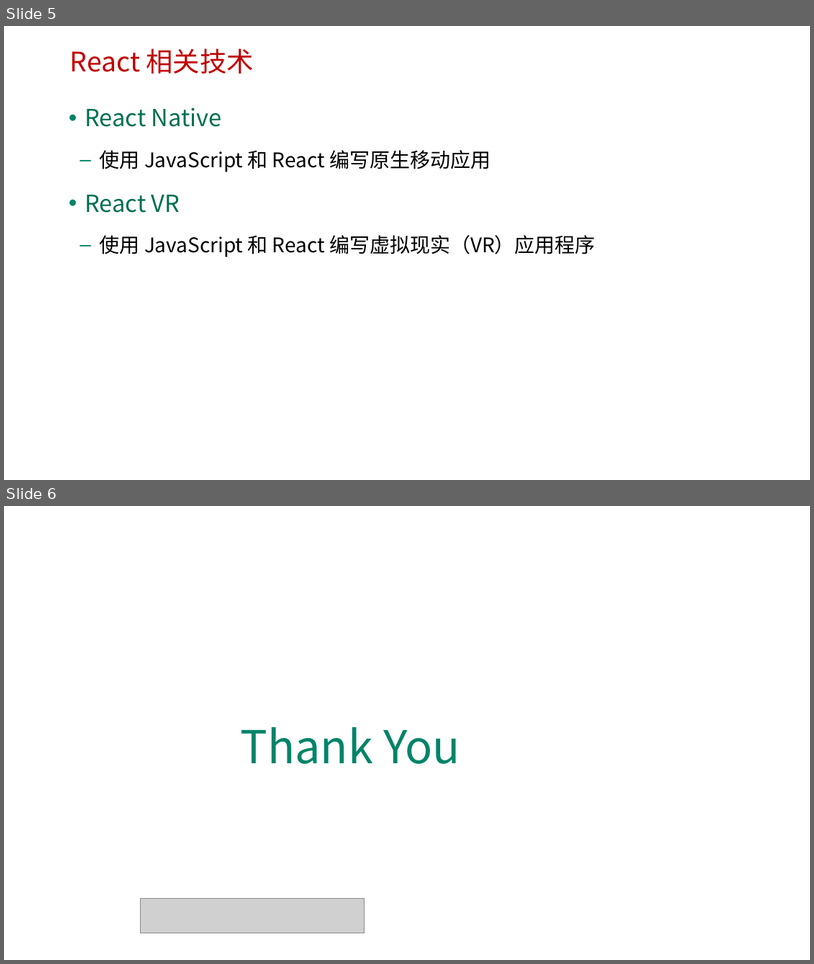
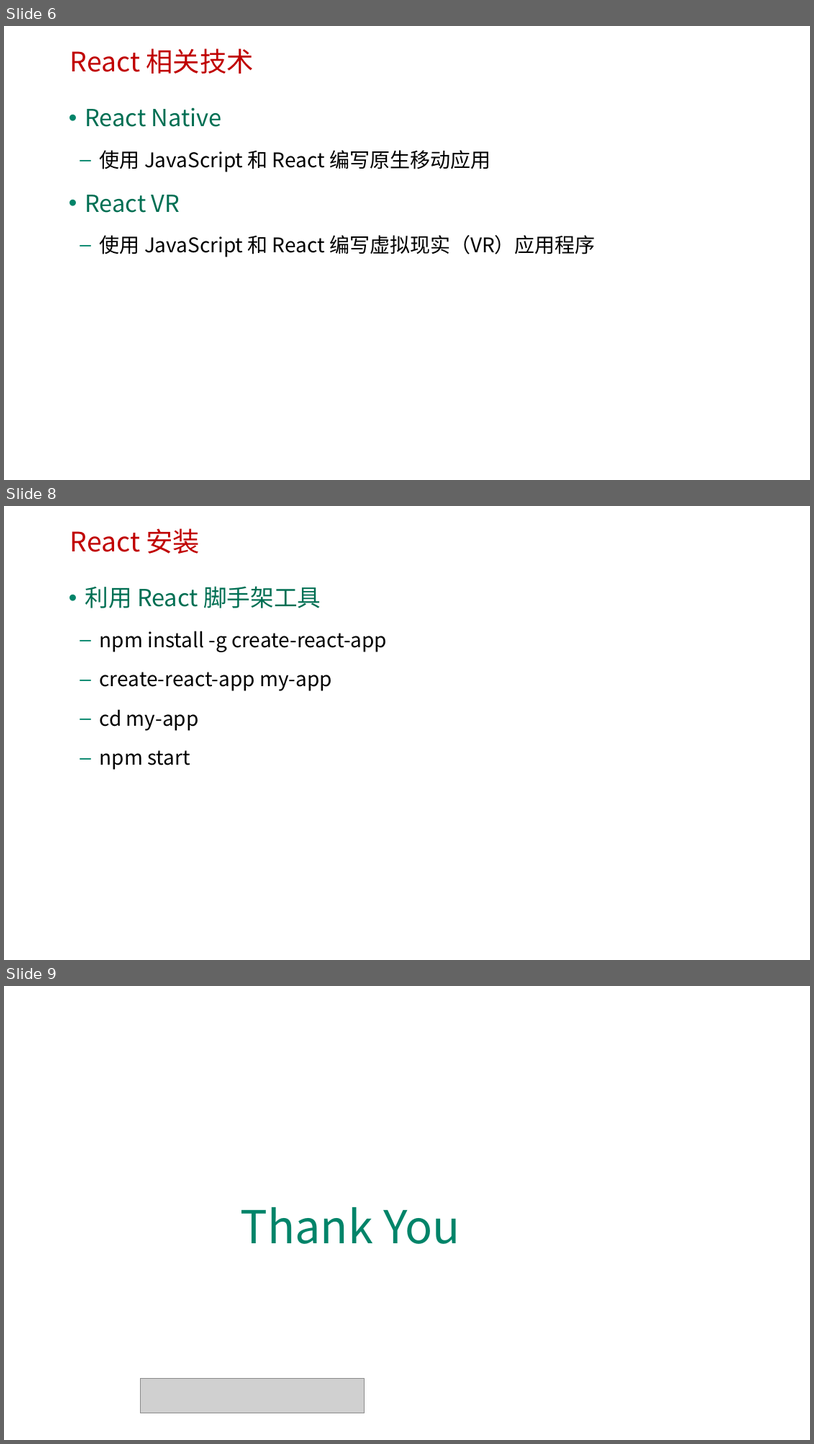
Before and after one commit to HL1115/react, a slide deck: reactjs/ppt/1-1 React简介.pptx. Shown one above the other, each under a label of ours: slides 5 and 6 before the commit, slides 6, 8 and 9 after it; the slides between them are not shown. The pictures are 814x964 and 814x1444 pixels, drawn with LibreOffice and Linux fonts; fonts in the diff are those of the drawing; grey boxes stand for pictures; background and template pictures are left out. Boxes give left, top, right and bottom in pixels: in the first picture for what was removed or moved away, otherwise in the second. Text is boxed around its words. In the diff, an @@ line names an element or a change of style, - is before the commit and + after.

```diff
--- a/reactjs/ppt/1-1 React简介.pptx
+++ b/reactjs/ppt/1-1 React简介.pptx
@@ slide 8 added at (x1=4, y1=506, x2=810, y2=960), background picture (left out) @@
@@ text added at (x1=70, y1=528, x2=201, y2=554), 32 pt, text #C00000 @@
+React 安装
@@ text added at (x1=85, y1=586, x2=387, y2=770), 24 pt, text #000000 @@
+• 利用 React 脚手架工具
+  – npm install -g create-react-app
+  – create-react-app my-app
+  – cd my-app
+  – npm start
@@ what was slide 5 is now slide 6 @@
@@ what was slide 6 is now slide 9 @@
```
Also in this commit, not shown: 2 other slides added, 7 other files.
